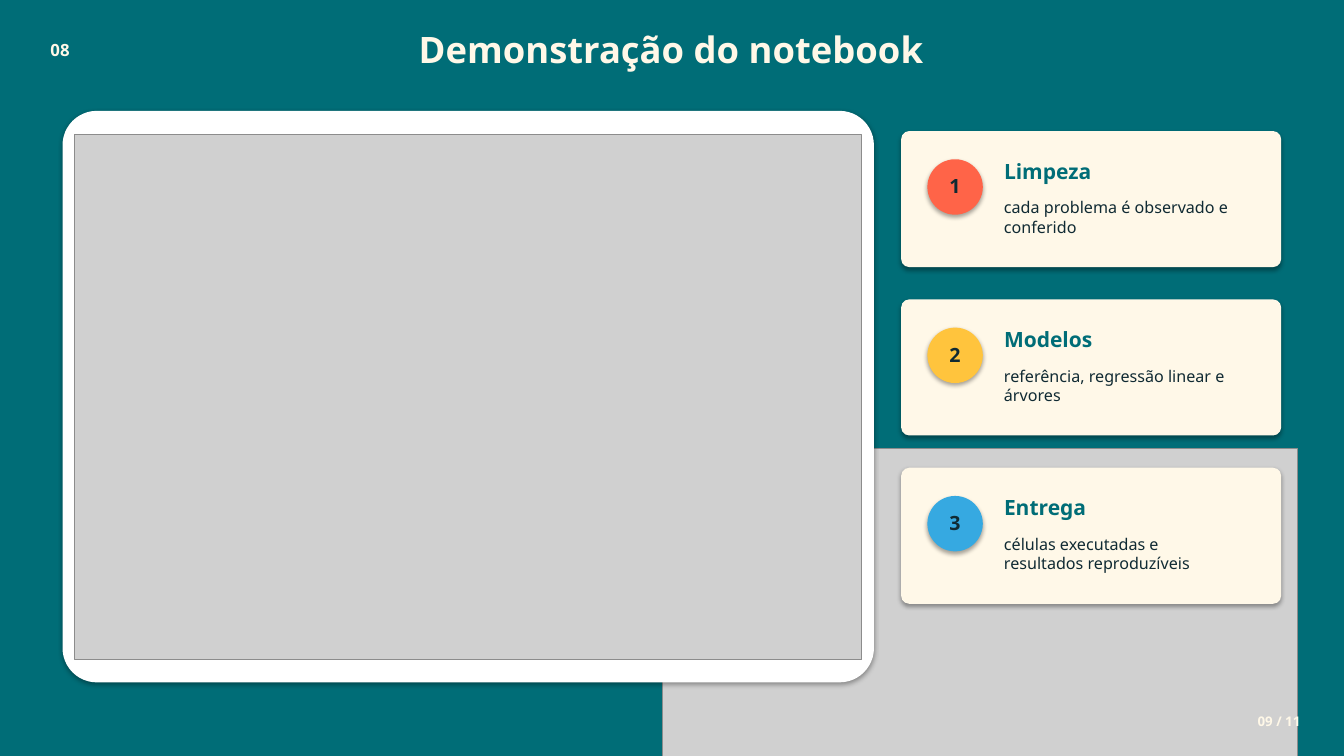
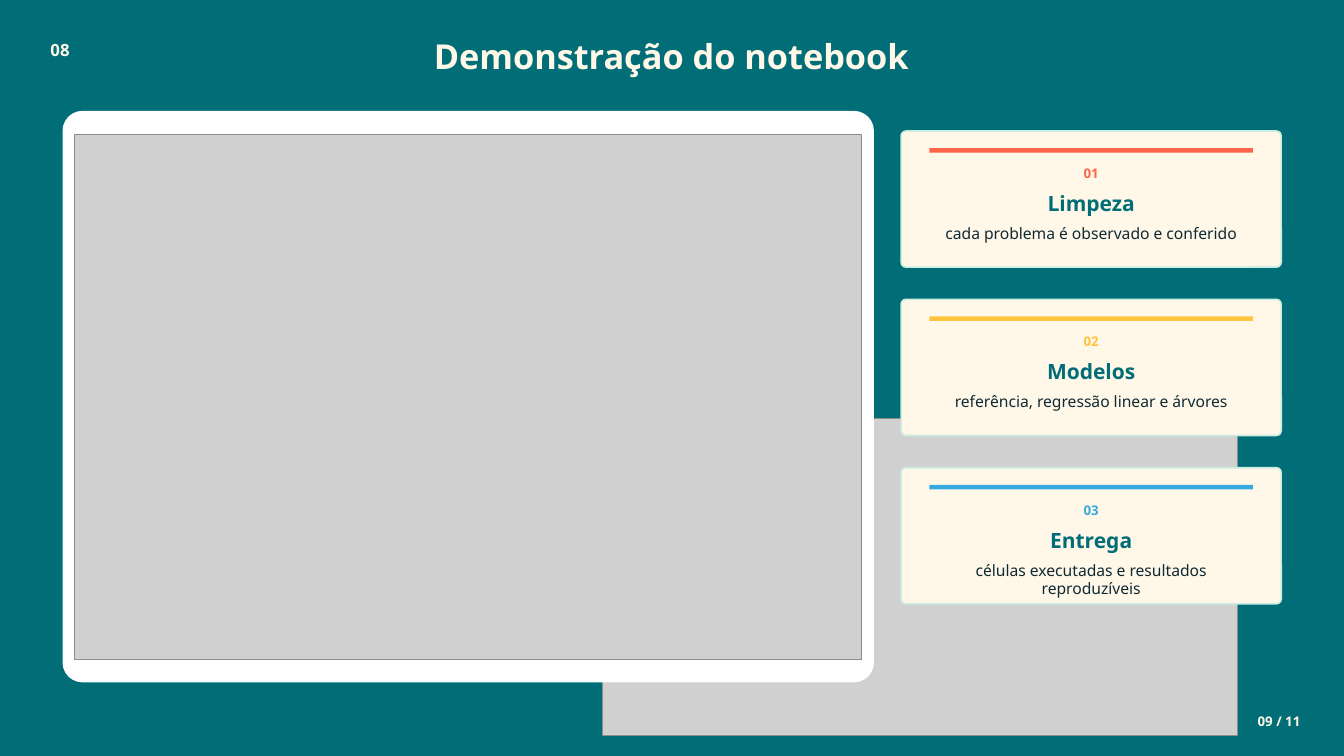
Before and after one commit to JulianaBallin/SMT-Changeover-Prediction, a slide deck: slide 9 of docs/apresentacao/apresentacao_smt_em_tempo.pptx. Drawn at 1344x756 pixels with LibreOffice and Linux fonts; fonts in the diff are those of the drawing; grey boxes stand for pictures. Boxes give left, top, right and bottom in pixels: in the first picture for what was removed or moved away, otherwise in the second. Text is boxed around its words. In the diff, an @@ line names an element or a change of style, - is before the commit and + after.

Commit message:
design(slides): modernize layout and alignment

```diff
--- a/docs/apresentacao/apresentacao_smt_em_tempo.pptx
+++ b/docs/apresentacao/apresentacao_smt_em_tempo.pptx
@@ text "Demonstração do notebook": place and size @@
-text "Demonstração do notebook" at (419, 35, 923, 72)
+text "Demonstração do notebook" at (434, 43, 908, 78)
@@ text "Demonstração do notebook" at (434, 43, 908, 78): size 26 to 24.5 pt @@
@@ rounded rectangle at (63, 111, 874, 683): shadow off; proportions changed @@
@@ rectangle added at (930, 148, 1253, 152), fill #FF6448 @@
@@ ellipse removed at (928, 159, 983, 215) @@
@@ text removed at (949, 179, 960, 193) @@
-1
@@ text added at (1084, 168, 1099, 178), 9.5 pt, text #FF6448, bold @@
+01
@@ text "Limpeza": place and size @@
-text "Limpeza" at (1004, 163, 1091, 184)
+text "Limpeza" at (1048, 195, 1135, 216)
@@ text "cada problema é observado e ...": place and size @@
-text "cada problema é observado e ..." at (1004, 200, 1228, 233)
+text "cada problema é observado e ..." at (945, 227, 1236, 243)
@@ ellipse removed at (928, 328, 983, 383) @@
@@ rectangle added at (930, 317, 1253, 321), fill #FFC43D @@
@@ text "Modelos": place and size @@
-text "Modelos" at (1004, 331, 1092, 348)
+text "Modelos" at (1047, 363, 1135, 380)
@@ text removed at (949, 347, 960, 362) @@
-2
@@ text added at (1084, 336, 1099, 346), 9.5 pt, text #FFC43D, bold @@
+02
@@ text "referência, regressão linear e árvores": place and size @@
-text "referência, regressão linear e árvores" at (1004, 369, 1224, 401)
+text "referência, regressão linear e árvores" at (955, 395, 1227, 411)
@@ picture: place and size @@
-picture at (663, 449, 1299, 756)
+picture at (602, 418, 1237, 736)
@@ outline none to #CDEDE3 1.2 pt; shadow off; proportions changed in 3 elements at (901, 131, 1281, 267), (901, 299, 1281, 436), (901, 468, 1281, 604) @@
@@ ellipse removed at (928, 496, 983, 552) @@
@@ rectangle added at (930, 485, 1253, 489), fill #36A9E1 @@
@@ text added at (1084, 505, 1099, 515), 9.5 pt, text #36A9E1, bold @@
+03
@@ alignment left to centre in 3 elements at (1048, 195, 1135, 216), (1047, 363, 1135, 380), (1050, 533, 1132, 553) @@
@@ text "Entrega": place and size @@
-text "Entrega" at (1004, 500, 1086, 520)
+text "Entrega" at (1050, 533, 1132, 553)
@@ text removed at (949, 516, 960, 530) @@
-3
@@ size 11.5 to 11.2 pt; alignment left to centre in 3 elements at (945, 227, 1236, 243), (955, 395, 1227, 411), (976, 564, 1207, 598) @@
@@ text "células executadas e resultados reproduzíveis": place and size @@
-text "células executadas e resultados reproduzíveis" at (1004, 537, 1190, 573)
+text "células executadas e resultados reproduzíveis" at (976, 564, 1207, 598)
```
Also in this commit, not shown: 10 other slides changed, 2 other files.
